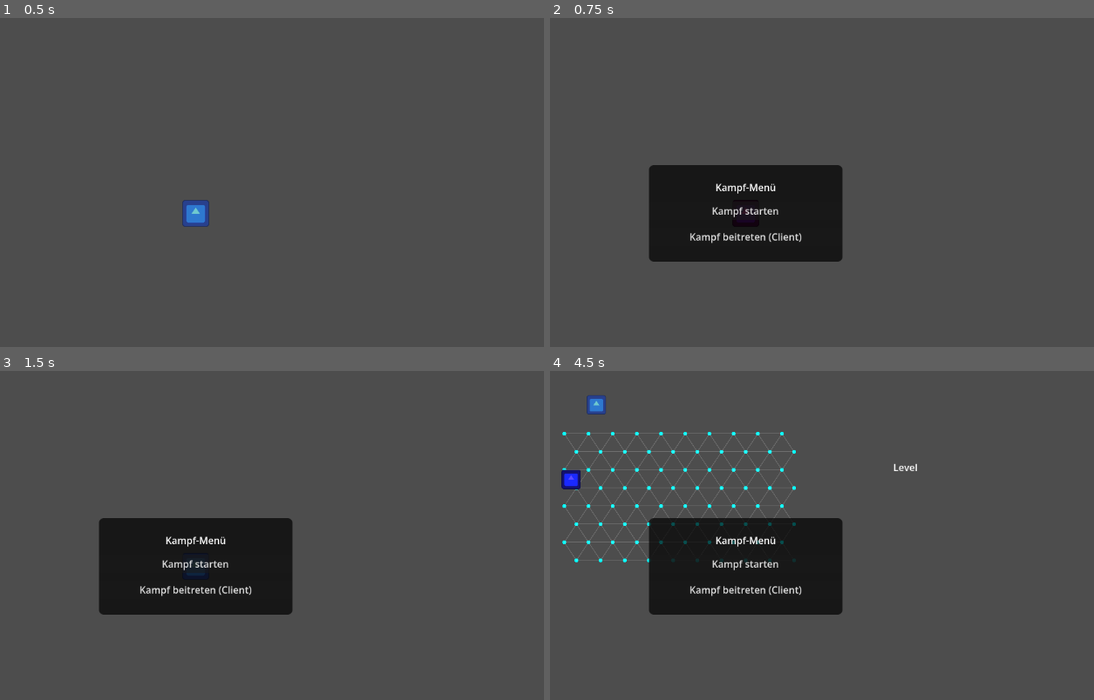
Above: before the commit, frames 1-4 (two rows, left to right).
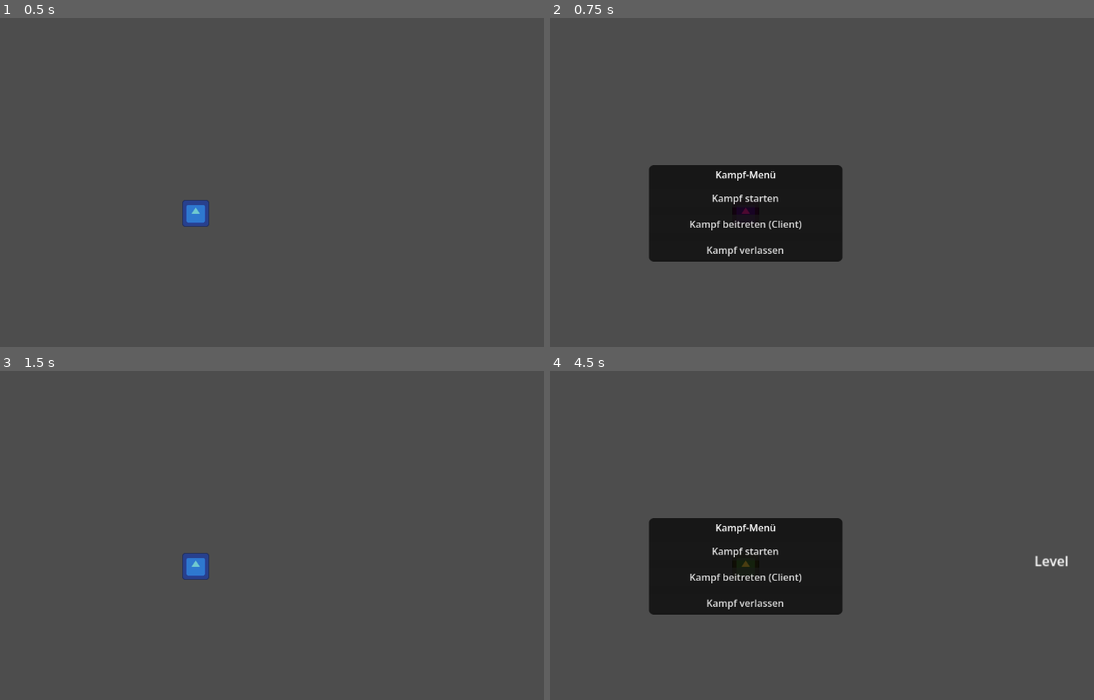
Above: after the commit, the same moments.

Repository: pieeks/NewGameRepo
Game: Godot game, scene res://scene/test_world.tscn
Two runs of this game, one before a commit and one after it. Both use one fixed random seed, a clock stepped at 60 frames per second and the inputs below. This scene is started directly instead of the project's main scene. The engine's default icon, where the game draws it, is replaced by a stand-in: a white triangle on a blue panel in a dark square.
Inputs (mouse positions are in pixels of both pictures, inside the frame that each line leads up to):
- Up to frame 1 (0.5 s): no input
- Up to frame 2 (0.75 s): tap Enter at 0.5 s; move the mouse to (898, 192) at 0.52 s; hold D (move_right) from 0.53 s (still down); hold F (action_button) from 0.53 s (still down)
- Up to frame 3 (1.5 s): release D (move_right) at 1.25 s; release F (action_button) at 1.25 s; click (195, 601) at 1.25 s, where only the run after the commit has a clickable "Kampf verlassen"
- Up to frame 4 (4.5 s): click (745, 565) at 2 s, where only the run before the commit has a clickable "Kampf starten"; tap Space at 2.75 s; move the mouse to (604, 584) at 2.77 s; hold S (move_down) 2.78-3.53 s; click (604, 584) at 2.85 s; move the mouse to (816, 479) at 3.52 s; hold D (move_right) 3.53-4.28 s; hold F (action_button) 3.53-4.28 s; move the mouse to (713, 644) at 4.27 s; hold W (move_up) from 4.28 s (still down); click (713, 644) at 4.35 s

Frame 1 is identical in both runs. In frame 2, 1.3% of the frame differs, in the area x 25-47%, y 46-73%; in frame 3, 10%, in the area x 18-54%, y 44-75%; in frame 4, 3.0%.

Commit message:
Add leave Fight

Diff:
--- a/scene/ui/fight_menu.tscn
+++ b/scene/ui/fight_menu.tscn
@@ -57,5 +57,10 @@
 layout_mode = 2
 text = "Kampf beitreten (Client)"
 
+[node name="LeaveFightButton" type="Button" parent="Panel/VBoxContainer" unique_id=1722339722]
+layout_mode = 2
+text = "Kampf verlassen"
+
 [connection signal="pressed" from="Panel/VBoxContainer/HostFightButton" to="." method="_on_host_fight_pressed"]
 [connection signal="pressed" from="Panel/VBoxContainer/JoinFightButton" to="." method="_on_join_fight_pressed"]
+[connection signal="pressed" from="Panel/VBoxContainer/LeaveFightButton" to="." method="_on_leave_fight_button_pressed"]
--- a/scripts/fights/test_figth.gd
+++ b/scripts/fights/test_figth.gd
@@ -33,6 +33,10 @@
 
 func set_owner_peer_id(peer_id: int) -> void:
 	owner_peer_id = peer_id
+
+
+func get_owner_peer_id() -> int:
+	return owner_peer_id
 
 
 func _spawn_battle_character(peer_id: int) -> void:
--- a/scripts/test_world.gd
+++ b/scripts/test_world.gd
@@ -53,6 +53,17 @@
 
 	peers_in_fight[peer_id] = true
 	rpc_start_fight.rpc(peer_id)
+
+
+func end_fight_for_peer(peer_id: int) -> void:
+	# Fight-Ende immer vom Host aus steuern
+	if not multiplayer.is_server():
+		return
+
+	if peers_in_fight.has(peer_id):
+		peers_in_fight[peer_id] = false
+
+	rpc_end_fight_for_peer.rpc(peer_id)
 
 
 func end_fight() -> void:
@@ -96,6 +107,17 @@
 	start_fight_for_peer(requester_id)
 
 
+@rpc("any_peer")
+func rpc_request_end_fight_for_peer() -> void:
+	# Wird von Clients aufgerufen; nur der Host verarbeitet diese Anfrage.
+	if not multiplayer.is_server():
+		return
+
+	var requester_id := multiplayer.get_remote_sender_id()
+	print("testWorld: End-Fight-Request von Peer ", requester_id)
+	end_fight_for_peer(requester_id)
+
+
 @rpc("any_peer", "call_local")
 func rpc_end_fight() -> void:
 	if $FightLayer.get_child_count() == 0:
@@ -104,6 +126,20 @@
 		child.queue_free()
 	is_fight_active = false
 	peers_in_fight.clear()
+
+
+@rpc("any_peer", "call_local")
+func rpc_end_fight_for_peer(peer_id: int) -> void:
+	# Konkreten Fight für einen bestimmten Peer schließen
+	for child in $FightLayer.get_children():
+		if child.has_method("get_owner_peer_id") and child.get_owner_peer_id() == peer_id:
+			child.queue_free()
+
+	if peers_in_fight.has(peer_id):
+		peers_in_fight[peer_id] = false
+
+	if $FightLayer.get_child_count() == 0:
+		is_fight_active = false
 	# Welt-Kamera des lokalen Spielers wieder aktivieren
 	var my_id: int = multiplayer.get_unique_id()
 	var my_char: Node = player_container.get_node_or_null(str(my_id))
@@ -145,6 +181,8 @@
 		fight_menu.start_fight_pressed.connect(_on_fight_menu_start_fight)
 	if fight_menu.has_signal("join_fight_pressed"):
 		fight_menu.join_fight_pressed.connect(_on_fight_menu_join_fight)
+	if fight_menu.has_signal("leave_fight_pressed"):
+		fight_menu.leave_fight_pressed.connect(_on_fight_menu_leave_fight)
 
 
 func _on_fight_menu_start_fight() -> void:
@@ -170,3 +208,19 @@
 	if fight_menu and is_instance_valid(fight_menu):
 		fight_menu.queue_free()
 		fight_menu = null
+
+
+func _on_fight_menu_leave_fight() -> void:
+	# Menü schließen
+	if fight_menu and is_instance_valid(fight_menu):
+		fight_menu.queue_free()
+		fight_menu = null
+
+	var my_id := multiplayer.get_unique_id()
+	if multiplayer.is_server():
+		# Host beendet eigenen Fight direkt
+		end_fight_for_peer(my_id)
+	else:
+		# Client sendet nur eine Anfrage an den Host,
+		# der dann den Fight für diesen Peer beendet.
+		rpc_id(1, "rpc_request_end_fight_for_peer")
--- a/scripts/ui/fight_menu.gd
+++ b/scripts/ui/fight_menu.gd
@@ -2,17 +2,21 @@
 
 signal start_fight_pressed
 signal join_fight_pressed
+signal leave_fight_pressed
 
 
 func _ready() -> void:
 	# Buttons über ihre Namen suchen und Signale verbinden
 	var host_button: Button = get_node_or_null("VBoxContainer/HostFightButton")
 	var join_button: Button = get_node_or_null("VBoxContainer/JoinFightButton")
+	var leave_button: Button = get_node_or_null("VBoxContainer/LeaveFightButton")
 
 	if host_button:
 		host_button.pressed.connect(_on_host_fight_pressed)
 	if join_button:
 		join_button.pressed.connect(_on_join_fight_pressed)
+	if leave_button:
+		leave_button.pressed.connect(_on_leave_fight_button_pressed)
 
 
 func _on_host_fight_pressed() -> void:
@@ -21,3 +25,7 @@
 
 func _on_join_fight_pressed() -> void:
 	join_fight_pressed.emit()
+
+
+func _on_leave_fight_button_pressed() -> void:
+	leave_fight_pressed.emit()
